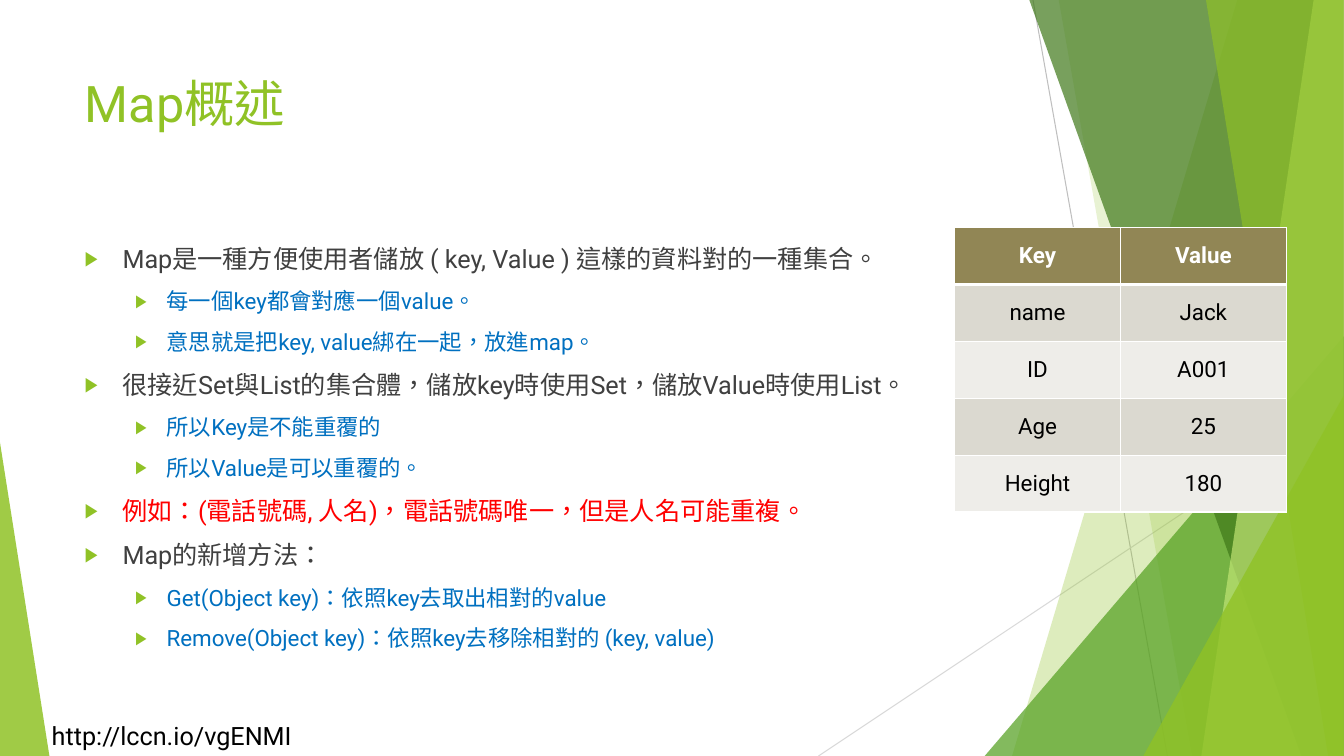
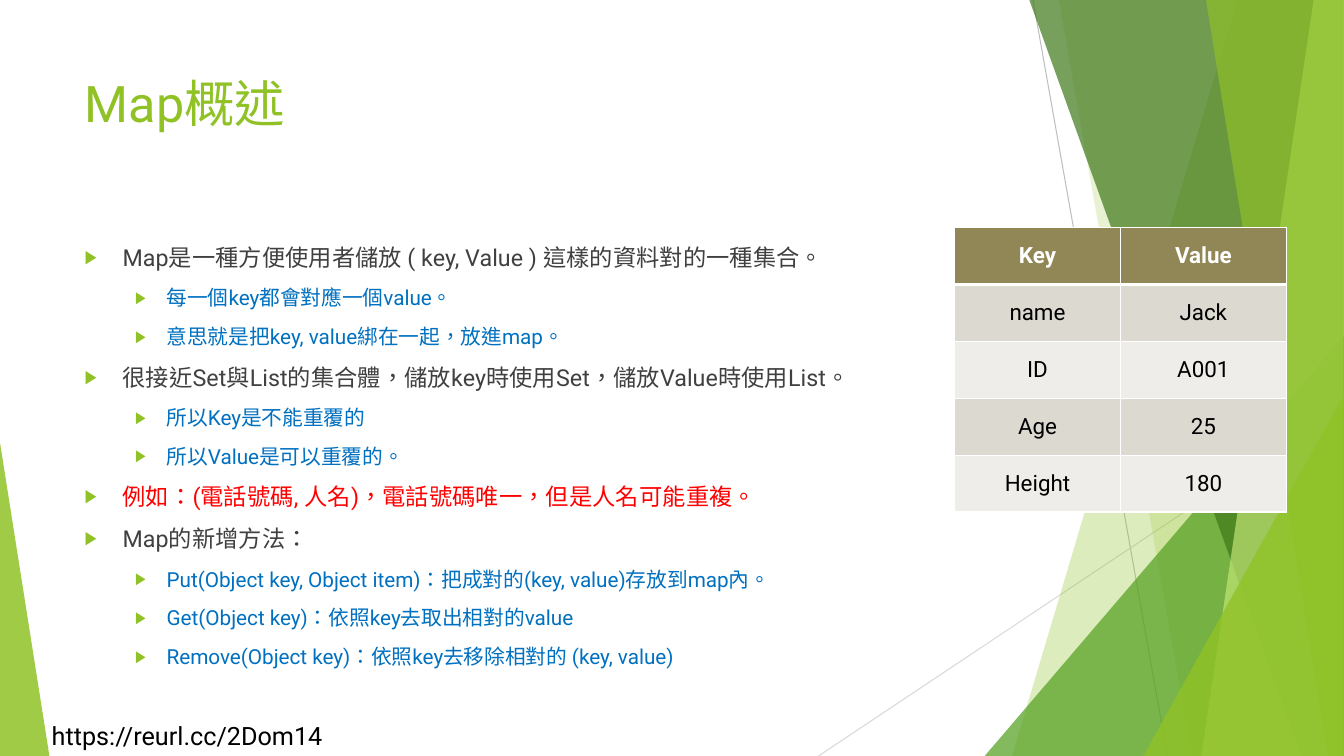
Before and after one commit to liulawsi/My_PPTs, a slide deck: slide 16 of LCC/Java/11_集合與泛型.pptx (slide 15 before the commit). Drawn at 1344x756 pixels with LibreOffice and Linux fonts; fonts in the diff are those of the drawing; background and template pictures are left out. Boxes give left, top, right and bottom in pixels: in the first picture for what was removed or moved away, otherwise in the second. Text is boxed around its words. In the diff, an @@ line names an element or a change of style, - is before the commit and + after.

```diff
--- a/LCC/Java/11_集合與泛型.pptx
+++ b/LCC/Java/11_集合與泛型.pptx
@@ text at [123,246,850,669]: size 18 to 16.6 pt in "Map是一種方便使用者儲放 ( key, Value ) 這樣的資料對的一種集合。", "很接近Set與List的集合體，儲放key時使用Set，儲放Value時使用List。", "例如：(電話號碼, 人名)，電話號碼唯一，但是人名可能重複。", "Map的新增方法："; size 16 to 14.8 pt in "每一個key都會對應一個value。", "意思就是把key, value綁在一起，放進map。", "所以Key是不能重覆的", "所以Value是可以重覆的。" and 2 more places @@
@@ text at [167,569,770,592]: paragraph added @@
+  ▶ Put(Object key, Object item)：把成對的(key, value)存放到map內。
@@ text removed at [52,726,292,751] @@
-http://lccn.io/vgENMI
@@ text added at [52,726,323,750], 18 pt, text #000000 @@
+https://reurl.cc/2Dom14
```
Also in this commit, not shown: 29 other slides changed, 2 slides added, 39 other files.
